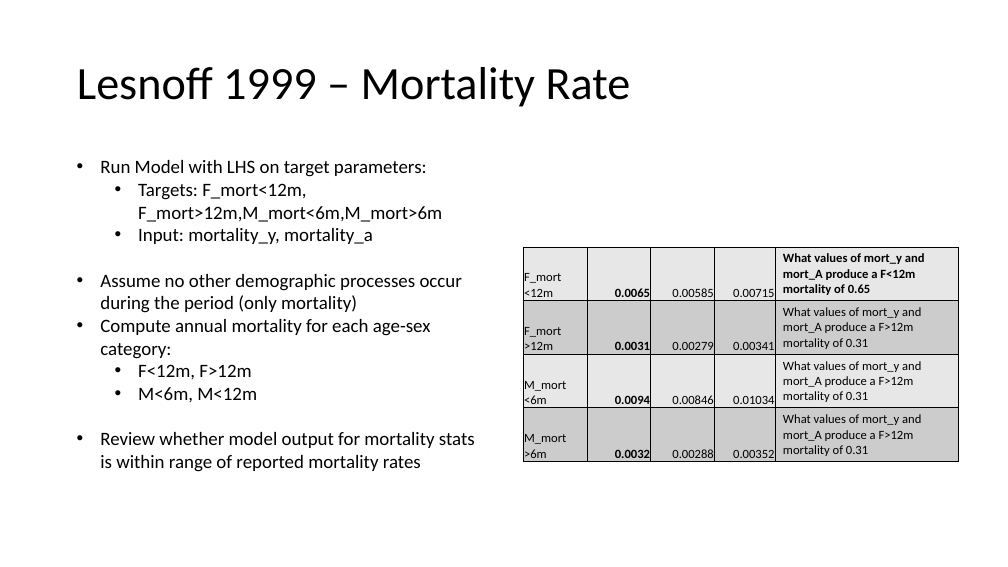
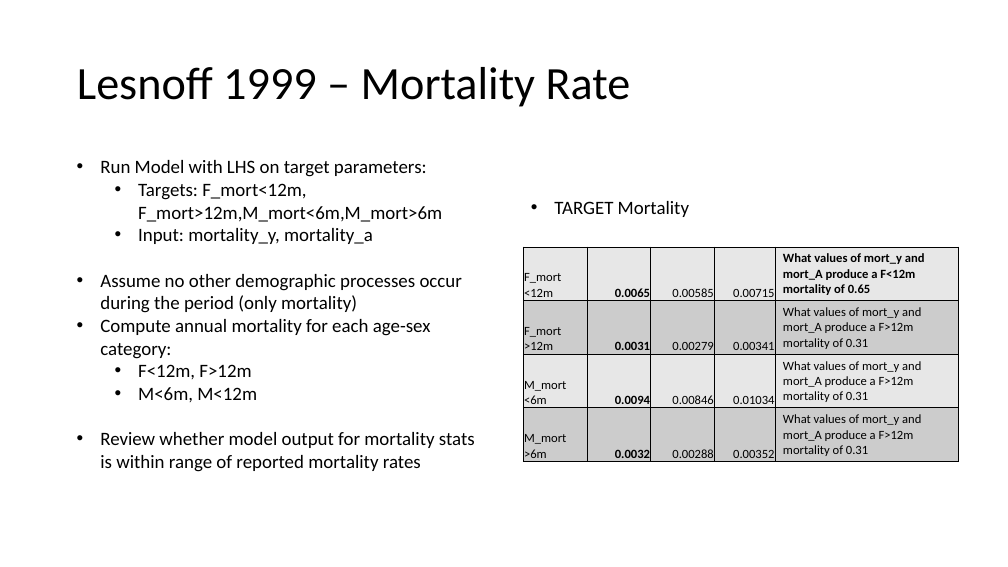
Before and after one commit to BethSavagar/demographic_model_1, a slide deck: slide 20 of presentations/profile-validation/lesnoff.pptx. Drawn at 1008x567 pixels with LibreOffice and Linux fonts; fonts in the diff are those of the drawing. Boxes give left, top, right and bottom in pixels: in the first picture for what was removed or moved away, otherwise in the second. Text is boxed around its words. In the diff, an @@ line names an element or a change of style, - is before the commit and + after.

Commit message:
testing vlaid lesnoff output

```diff
--- a/presentations/profile-validation/lesnoff.pptx
+++ b/presentations/profile-validation/lesnoff.pptx
@@ text added at <box>554,201,689,217</box>, 18 pt, text #000000 @@
+• TARGET Mortality
```
Also in this commit, not shown: 1 other slide changed, 4 slides added, 1 other file.
